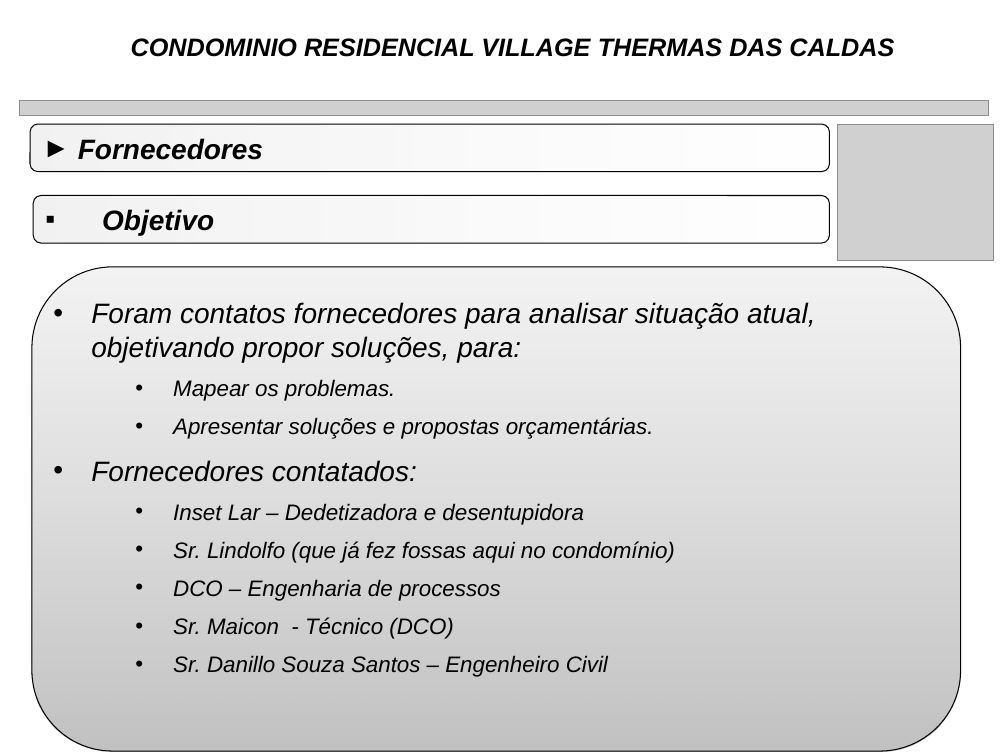
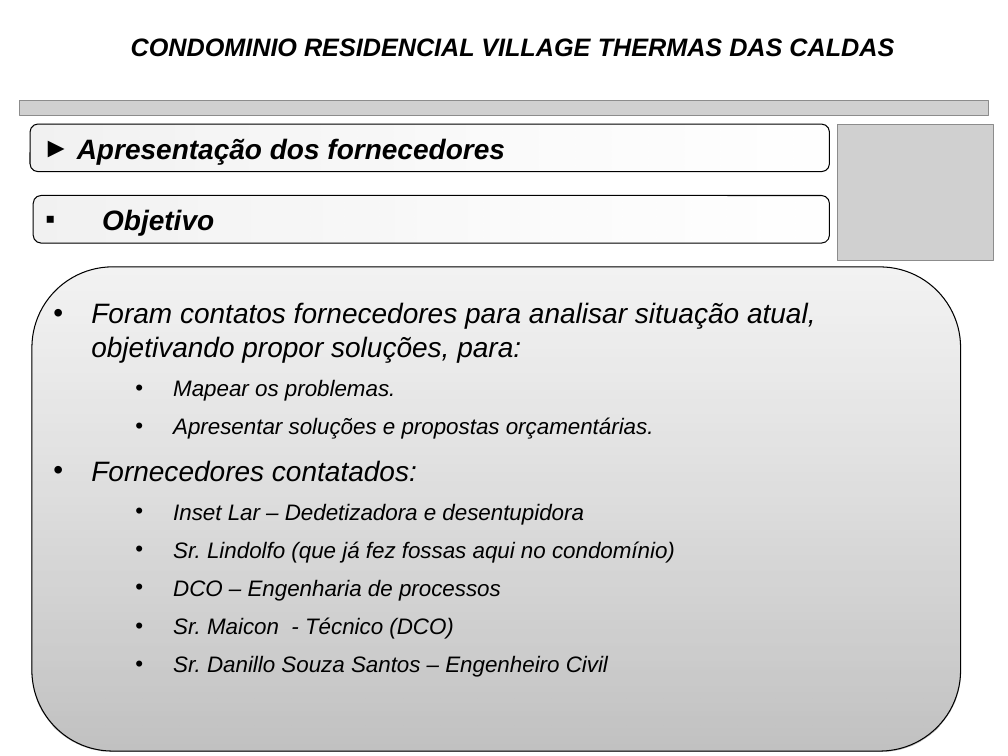
Before and after one commit to rwlc71/Village, a slide deck: slide 9 of Manutenção Village/FossaSepticas.pptx (slide 5 before the commit). Drawn at 1008x756 pixels with LibreOffice and Linux fonts; fonts in the diff are those of the drawing; grey boxes stand for pictures. Boxes give left, top, right and bottom in pixels: in the first picture for what was removed or moved away, otherwise in the second. Text is boxed around its words. In the diff, an @@ line names an element or a change of style, - is before the commit and + after.

```diff
--- a/Manutenção Village/FossaSepticas.pptx
+++ b/Manutenção Village/FossaSepticas.pptx
@@ text in rounded rectangle at (x1=77, y1=138, x2=504, y2=164): text changed @@
-► Fornecedores
+► Apresentação dos fornecedores
```
Also in this commit, not shown: 11 other slides changed, 8 slides added, 2 other files.
